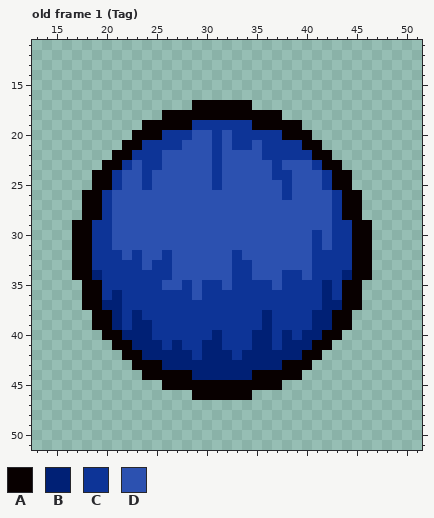
Pixel-art file: resources/gfx/characters/ball mayvbe .aseprite. The picture above was drawn from the file before the commit.
64x64 pixels, 8 frames. Shown: old frame 1 (Tag): x 13..51, y 11..51. The commit also changed other frames, which this record leaves out.
Visible layers, top first: "Layer 16", "Group 3/Layer 14", "Group 3/Layer 13", "Group 3/Layer 12", "Group 2/Layer 10", "Group 2/Layer 9", "Layer 8", "Layer 2 Copy".
Palette (. is transparent): A #080000  B #002075  C #0d3497  D #2c51b0
Pixels before, old frame 1 (Tag), first column x 17:
17 ............AAAAAA............
18 .........AAAAAAAAAAAA.........
19 .......AAAAACCCCCCAAAAA.......
20 ......AAACCCDDCDCCCCCAAA......
21 .....AACCCCDDDCDCCDCCCCAA.....
22 ....AACCCDDDDDCDDDDCCCCCAA....
23 ...AACDCCDDDDDCDDDDDCDDDCAA...
24 ..AACDDCDDDDDDCDDDDDCCDDDCAA..
25 ..AACDDCDDDDDDCDDDDDDCDDDCAA..
26 .AACDDDDDDDDDDDDDDDDDCDDDDCAA.
27 .AACDDDDDDDDDDDDDDDDDDDDDDCAA.
28 .AACDDDDDDDDDDDDDDDDDDDDDDCAA.
29 AACCDDDDDDDDDDDDDDDDDDDDDDCCAA
30 AACCDDDDDDDDDDDDDDDDDDDDCDCCAA
31 AACCDDDDDDDDDDDDDDDDDDDDCDCCAA
32 AACCCDCDDCDDDDDDCDDDDDDDCCCCAA
33 AACCCCCDCCDDDDDDCCDDDDDDCCCCAA
34 AABCCCCCCCDDDDDDCCDDDCCDCCCBAA
35 .AACCCCCCDDCDCCDCCCCDCCCCBCAA.
36 .AACBCCCCCCCDCCCCCCCCCCCCBCAA.
37 .AABBCCCCCCCCCCCCCCCCCCCCBBAA.
38 ..AABCBCCCCCCCCCCCCBCCCCBBAA..
39 ..AABCBBCCCCCCCCCCCBCCCCBBAA..
40 ...AABBBCCCCCCBCCCBBCBCBBAA...
41 ....AABBBCBCCBBCCCBBCBBBAA....
42 .....AABBBBBCBBBCBBBBBBAA.....
43 ......AAABBBBBBBBBBBBAAA......
44 .......AAAAABBBBBBAAAAA.......
45 .........AAAAAAAAAAAA.........
46 ............AAAAAA............
And afterwards:
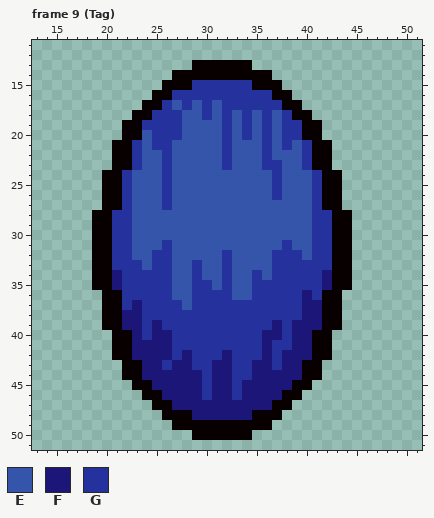
Colours new in this view: E #3455a9  F #1d1679  G #25319c
A new or re-ordered frame is compared with the old frame closest to it.
What changed:
frames 8 -> 16
Changed rows in their new state; - is an unchanged pixel.
Frame 9 (Tag) is new; against old frame 1 (Tag), layers "Layer 16", "Layer 2 Copy":
first column x 17:
13 ------------AAAAAA------------
14 ----------AAAAAAAAAA----------
15 ---------AAAGGGGGGAAA---------
16 --------AAGGGGGGGGGGAA--------
17 -------AAGEGEGEGGGGGGAA-------
18 ------AAGGGEEGEGEGEGEGAA------
19 -----AAGGGGEEEEGEGEGEGGAA-----
20 -----A-EGGGEEEEGEGEGEGG-A-----
21 ----A-GEGGEEEEEGEEEGEGEG-A----
22 ------GEEGEEEEEGEEEGEEEG------
23 ---.-AGEEGEEEEEGEEEGGEEGA-.---
24 --.-AGEEEGEEEEEEEEEEGEEEGA-.--
25 --.-AGEEEGEEEEEEEEEEGEEEGA-.--
26 -..AAGEEEGEEEEEEEEEEGEEEGAA..-
27 -..AAGEEEGEEEEEEEEEEEEEEGAA..-
28 -.-AGGEEEEEEEEEEEEEEEEEEGGA-.-
29 ..AAGGEEEEEEEEEEEEEEEEEEGGAA..
30 ..AAGGEEEEEEEEEEEEEEEEEEGGAA..
31 ..AAGGEEEGEEEEEEEEEEEGEEGGAA..
32 ..AAGGEEGGEEEEEGEEEEGGGEGGAA..
33 ..AAGGGEGGEEGEEGEEEEGGGGGGAA..
34 ..AAFGGGGGEEGEEGEEGEGGGGGFAA..
35 -.-AFGGGGGEEGGEGEEGGGGGGGFA-.-
36 -..AAGGGGGEEGGGGEEGGGGGFGAA..-
37 -..AAGFGGGGEGGGGGGGGGGGFFAA..-
38 --.-AFFGGGGGGGGGGGGGGGGFFA-.--
39 --.-AFFGFGGGGGGGGGGGFGFFFA-.--
40 ---.-AFGFFGGGGGGGGGFFGFFA-.---
41 ------FFFFGGGGGGGGGFGGFF------
42 ----A-FFFFGFGGGFGGGFGFFF-A----
43 -----A-FFGFFGGFFGGFFGFF-A-----
44 -----AAFFFFFFGFFGGFFFFFAA-----
45 ------AAFFFFFGFFGFFFFFAA------
46 -------AAFFFFGFFGFFFFAA-------
47 --------AAFFFFFFFFFFAA--------
48 ---------AAAFFFFFFAAA---------
49 ----------AAAAAAAAAA----------
50 ------------AAAAAA------------
Boxes around the changes in both pictures, in picture pixels (x1, y1, x2, y2):
changed: (72, 60, 372, 440)
